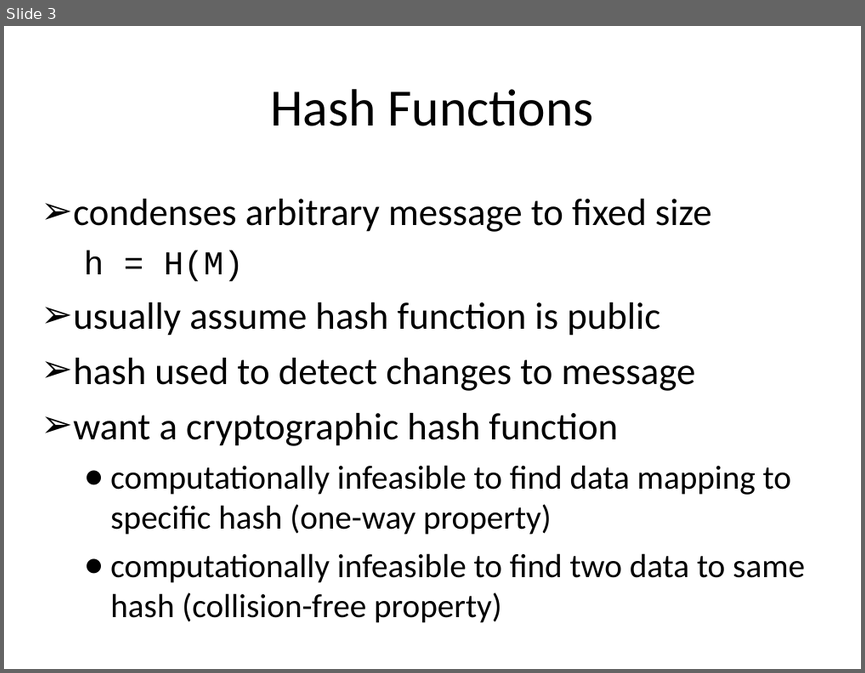
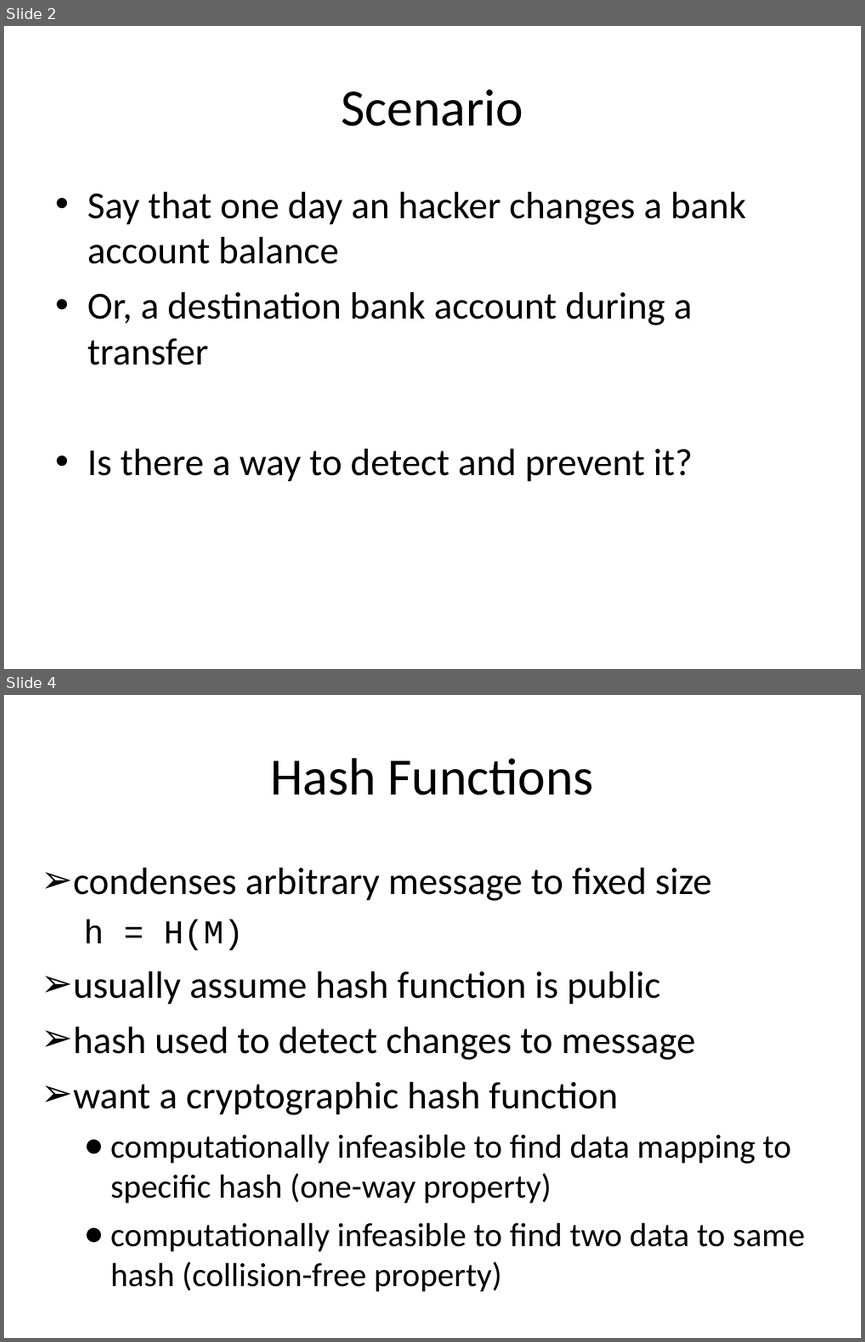
Before and after one commit to DeMaCS-UNICAL/NetworkSecurity, a slide deck: slides/ch11-Hash.Functions.ppt. Shown one above the other, each under a label of ours: slide 3 before the commit, slides 2 and 4 after it; the slides between them are not shown. The pictures are 865x673 and 865x1342 pixels, drawn with LibreOffice and Linux fonts; fonts in the diff are those of the drawing. Boxes give left, top, right and bottom in pixels: in the first picture for what was removed or moved away, otherwise in the second. Text is boxed around its words. In the diff, an @@ line names an element or a change of style, - is before the commit and + after.

```diff
--- a/slides/ch11-Hash.Functions.ppt
+++ b/slides/ch11-Hash.Functions.ppt
@@ slide 2 added at bbox=[4, 26, 861, 669], background #FFFFFF @@
@@ title added at bbox=[341, 89, 523, 126], 44 pt, text #000000 @@
+Scenario
@@ text added at bbox=[87, 192, 746, 482], 32 pt, text #000000 @@
+• Say that one day an hacker changes a bank account balance
+• Or, a destination bank account during a transfer
+• Is there a way to detect and prevent it?
@@ what was slide 3 is now slide 4 @@
```
Also in this commit, not shown: 14 slides changed, 5 other slides added, 1 other file.
